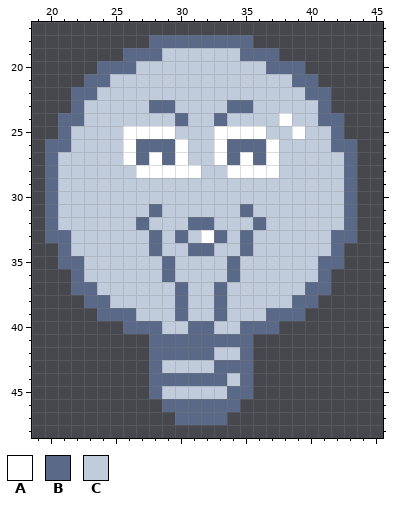
Pixel-art sprite -- assets/sprites/characters/bulb.png. Above: the version before the commit.
The file is 64x64 pixels. Shown: x 19..45, y 17..48.
Palette (. is transparent): A #ffffff  B #5a6988  C #c0cbdc
Pixels before, first column x 20:
18 ........BBBBBBBB........
19 ......BBBCCCCCCBBB......
20 ....BBBCCCCCCCCCCBBB....
21 ...BBCCCCCCCCCCCCCCBB...
22 ..BBCCCCCCCCCCCCCCCCBB..
23 ..BCCCCCBBCCCCBBCCCCCB..
24 .BBCCCCCCCBCCBCCCCACCBB.
25 .BCCCCAAAACCCAAAACCACCB.
26 BBCCCCABBBACCABBBACCCCBB
27 BCCCCCABABACCABABACCCCCB
28 BCCCCCCAAAAACCAAAACCCCCB
29 BCCCCCCCCCCCCCCCCCCCCCCB
30 BCCCCCCCCCCCCCCCCCCCCCCB
31 BCCCCCCCBCCCCCCBCCCCCCCB
32 BCCCCCCBCCCBBCCCBCCCCCCB
33 BBCCCCCCBCBCABCBCCCCCCBB
34 .BCCCCCCBCCBBCCBCCCCCCB.
35 .BBCCCCCCBCCCCBCCCCCCBB.
36 ..BCCCCCCBCCCCBCCCCCCB..
37 ..BBCCCCCCBCCBCCCCCCBB..
38 ...BBCCCCCBCCBCCCCCBB...
39 ....BBBCCCBCCBCCCBBB....
40 ......BBBCCBBCCBBB......
41 ........BBBBBBBB........
42 ........BBBBBCCB........
43 ........BCCCCBBB........
44 ........BBBBBBCB........
45 ........BCCCCCBB........
46 .........BBBBBB.........
47 ..........BBBB..........
And afterwards:
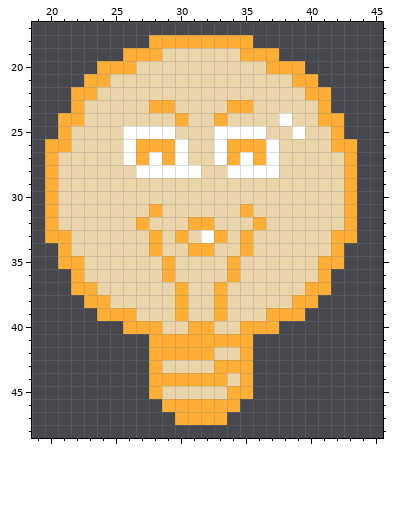
Author's note on the commit: change Bulb's colors to match LIGHT type
The exact change:
Colour B changes from #5a6988 to #feae34.
Colour C changes from #c0cbdc to #ead4aa.
Boxes around the changes in both pictures, in picture pixels (x1, y1, x2, y2):
changed: (45, 35, 357, 425)
